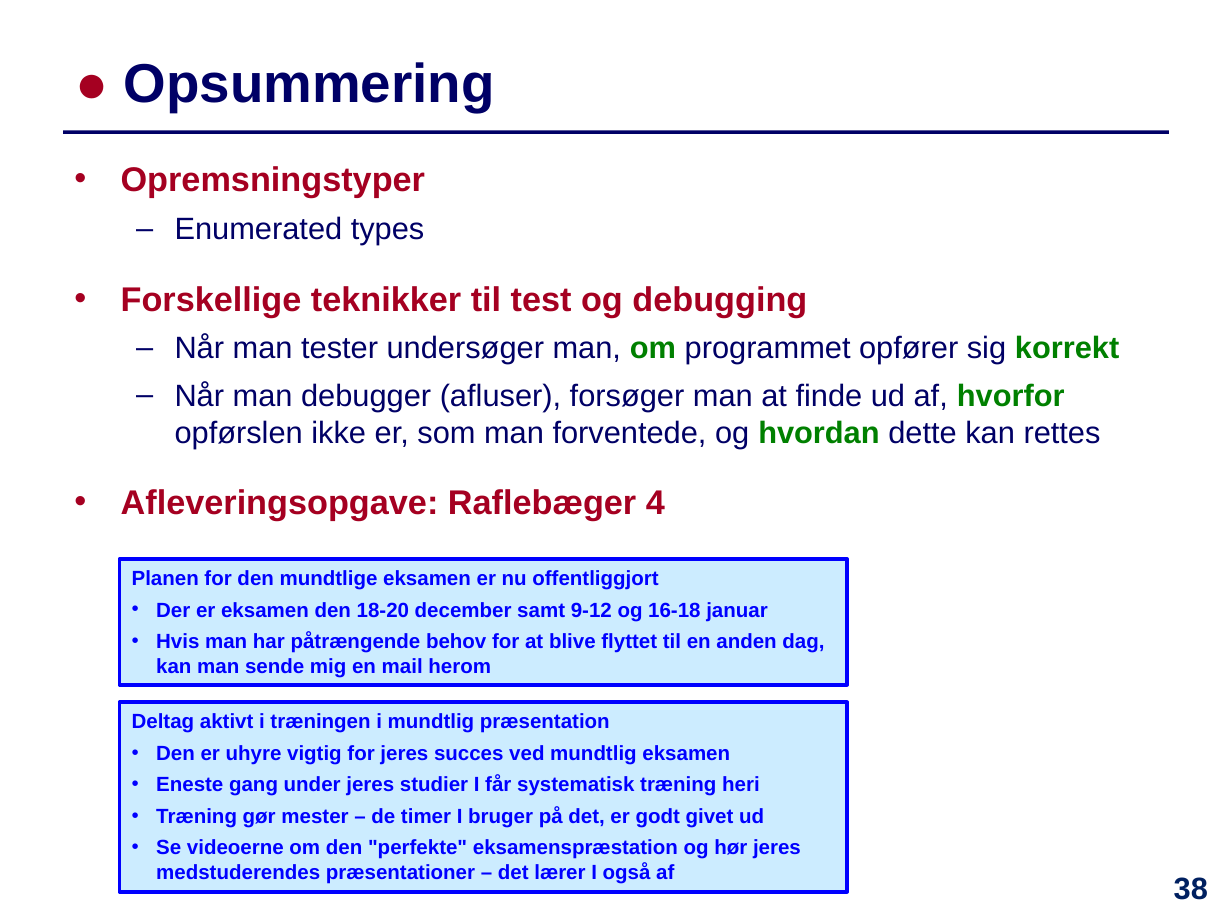
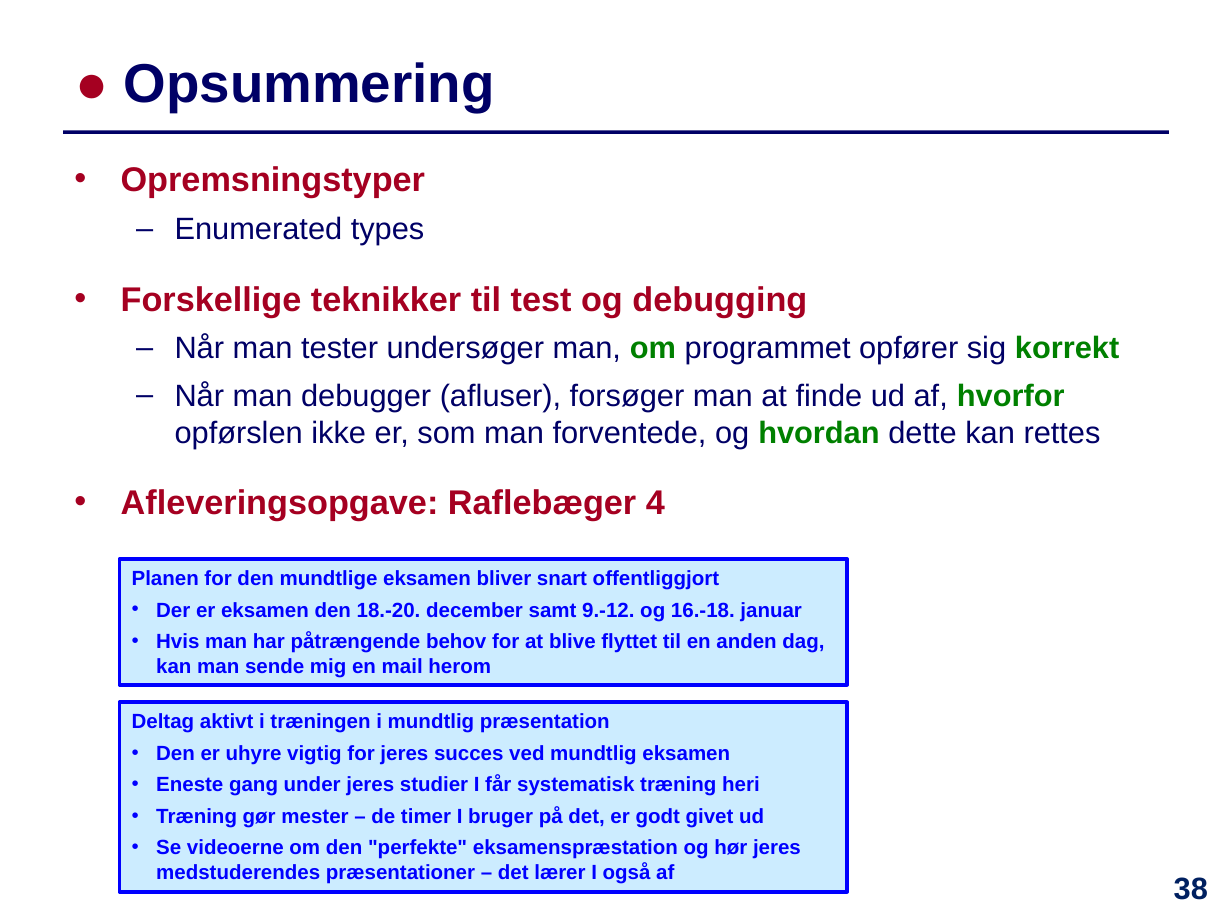
Before and after one commit to IntProgAU/Materiale, a slide deck: slide 38 of web/e23/uge_10/Slides-Uge10.pptx. Drawn at 1232x924 pixels with LibreOffice and Linux fonts; fonts in the diff are those of the drawing. Boxes give left, top, right and bottom in pixels: in the first picture for what was removed or moved away, otherwise in the second. Text is boxed around its words. In the diff, an @@ line names an element or a change of style, - is before the commit and + after.

```diff
--- a/web/e23/uge_10/Slides-Uge10.pptx
+++ b/web/e23/uge_10/Slides-Uge10.pptx
@@ text in rectangle at [132,570,802,621]: text changed @@
-Planen for den mundtlige eksamen er nu offentliggjort
-• Der er eksamen den 18-20 december samt 9-12 og 16-18 januar
+Planen for den mundtlige eksamen bliver snart offentliggjort
+• Der er eksamen den 18.-20. december samt 9.-12. og 16.-18. januar
```
Also in this commit, not shown: 3 other files.
